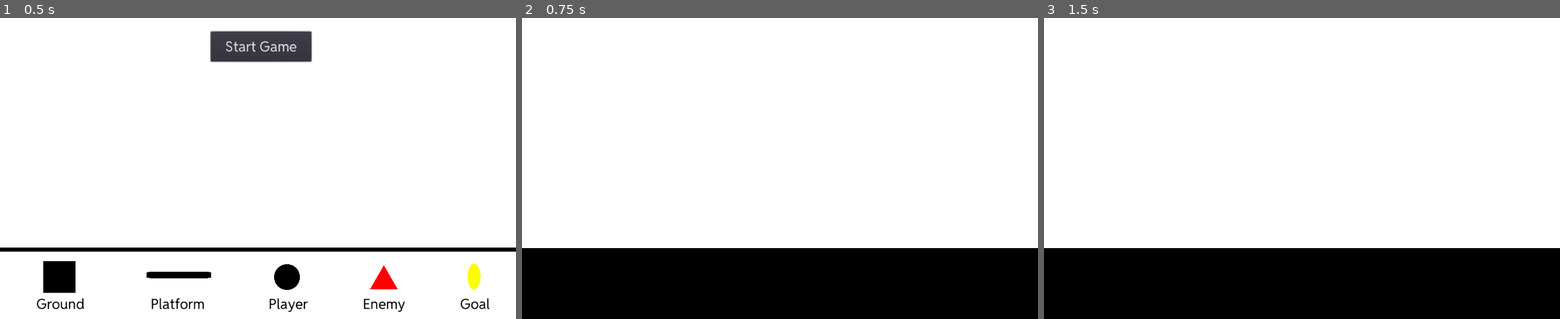
Above: before the commit, frames 1-3 (left to right).
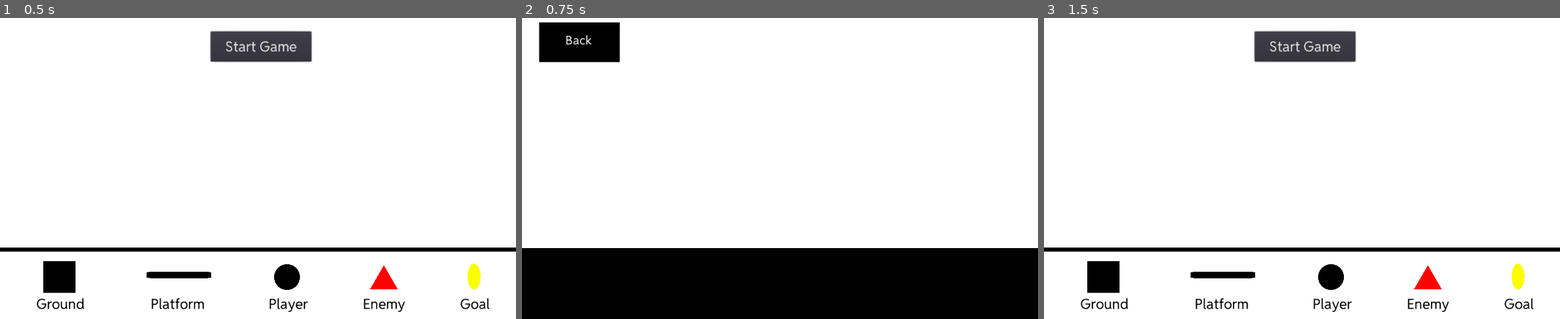
Above: after the commit, the same moments.

Repository: ygda-org/techstrav
Game: Godot game, scene res://UI/LevelDesigner.tscn
The game is run twice, just before and just after one commit, with the same random seed, the same clock (stepped at 60 frames per second) and the same inputs. The engine's default icon, where the game draws it, is replaced by a stand-in: a white triangle on a blue panel in a dark square.
Inputs (mouse positions are in pixels of both pictures, inside the frame that each line leads up to):
- Up to frame 1 (0.5 s): no input
- Up to frame 2 (0.75 s): click "Start Game" at 0.5 s
- Up to frame 3 (1.5 s): click (1100, 42) at 1.27 s

Frame 1 is identical in both runs. In frame 2, 2.1% of the frame differs, in the area x 3-19%, y 1-15%; in frame 3, 23%, in the area x 0-100%, y 4-100%.

Commit message:
change stuff

Diff:
--- a/UI/Place/World.gd
+++ b/UI/Place/World.gd
@@ -30,3 +30,8 @@
 		var grd = goal.instance()
 		grd.position = l
 		add_child(grd)
+
+
+
+func _on_BackButton_pressed():
+	get_tree().change_scene("res://UI/LevelDesigner.tscn")
--- a/UI/Place/World.tscn
+++ b/UI/Place/World.tscn
@@ -1,13 +1,19 @@
-[gd_scene load_steps=5 format=2]
+[gd_scene load_steps=8 format=2]
 
 [ext_resource path="res://icon.png" type="Texture" id=1]
 [ext_resource path="res://UI/Place/World.gd" type="Script" id=2]
+[ext_resource path="res://Assets/blackSquare.jpeg" type="Texture" id=3]
+[ext_resource path="res://Assets/RedditSans-VariableFont_wght.ttf" type="DynamicFontData" id=4]
 
 [sub_resource type="RectangleShape2D" id=1]
 extents = Vector2( 539, 137 )
 
 [sub_resource type="RectangleShape2D" id=2]
 extents = Vector2( 10, 477 )
+
+[sub_resource type="DynamicFont" id=3]
+size = 24
+font_data = ExtResource( 4 )
 
 [node name="World" type="Node2D"]
 script = ExtResource( 2 )
@@ -32,3 +38,24 @@
 [node name="CollisionShape2D3" type="CollisionShape2D" parent="Floor"]
 position = Vector2( 1028, 467 )
 shape = SubResource( 2 )
+
+[node name="CanvasLayer" type="CanvasLayer" parent="."]
+
+[node name="BackButton" type="TextureButton" parent="CanvasLayer"]
+margin_left = 34.0
+margin_top = 10.0
+margin_right = 354.0
+margin_bottom = 327.0
+rect_scale = Vector2( 0.5, 0.25 )
+texture_normal = ExtResource( 3 )
+
+[node name="RichTextLabel" type="RichTextLabel" parent="CanvasLayer"]
+margin_left = 86.0
+margin_top = 29.0
+margin_right = 159.0
+margin_bottom = 69.0
+mouse_filter = 2
+custom_fonts/normal_font = SubResource( 3 )
+text = "Back"
+
+[connection signal="pressed" from="CanvasLayer/BackButton" to="." method="_on_BackButton_pressed"]
--- a/UI/Win.tscn
+++ b/UI/Win.tscn
@@ -40,6 +40,7 @@
 margin_top = 266.0
 margin_right = 567.0
 margin_bottom = 347.0
+mouse_filter = 2
 custom_fonts/normal_font = SubResource( 2 )
 text = "Back"
 
--- a/project.godot
+++ b/project.godot
@@ -40,6 +40,7 @@
 "deadzone": 0.5,
 "events": [ Object(InputEventKey,"resource_local_to_scene":false,"resource_name":"","device":0,"alt":false,"shift":false,"control":false,"meta":false,"command":false,"pressed":false,"scancode":0,"physical_scancode":32,"unicode":0,"echo":false,"script":null)
 , Object(InputEventKey,"resource_local_to_scene":false,"resource_name":"","device":0,"alt":false,"shift":false,"control":false,"meta":false,"command":false,"pressed":false,"scancode":0,"physical_scancode":87,"unicode":0,"echo":false,"script":null)
+, Object(InputEventKey,"resource_local_to_scene":false,"resource_name":"","device":0,"alt":false,"shift":false,"control":false,"meta":false,"command":false,"pressed":false,"scancode":16777232,"physical_scancode":0,"unicode":0,"echo":false,"script":null)
  ]
 }
 
